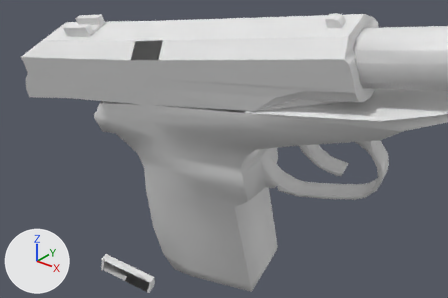
What one commit did to the OBJ model Vertex_Animation_Compiler/Assets/Makarov_Pistol_Reload160.obj.
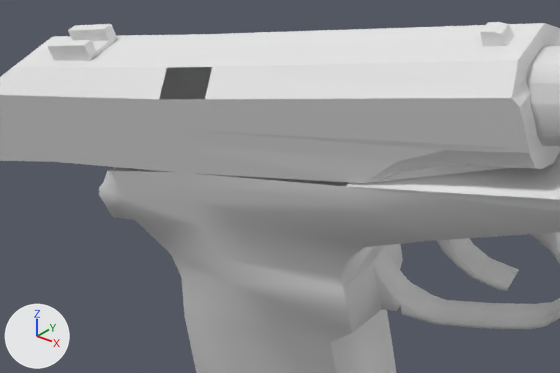
Each version appears first from a 50 mm camera at (0.4887, -0.2747, 0.0122) aimed at (0.3699, -0.1262, -0.0799), and next in a close-up on the part from 8% to 83% of the width and 0% to 76% of the height. The lights are fixed; the arrows at lower left show +X, +Y and +Z. Where no turn or scale is listed for an object, it has been applied to the vertices.

Script lines for the objects in view, before the commit:
```python
me_rest_of_the_gun_sphere = bpy.data.meshes.new('Rest_of_the_gun_Sphere')
me_rest_of_the_gun_sphere.from_pydata(...)  # 272 vertices, 519 faces; spans x 0.3112..0.458, y -0.1373..-0.0817, z -0.1591..-0.0255
# before: 164 (0.3786, -0.1077, -0.0545), 166 (0.3202, -0.1373, -0.0722) at pixel (107, 170), 175 (0.3216, -0.1373, -0.0718) at pixel (111, 170), 178 (0.382, -0.1316, -0.0618) at pixel (345, 186), 179 (0.342, -0.1356, -0.0677) at pixel (181, 172)
# before: 180 (0.3181, -0.1133, -0.0646), 181 (0.3386, -0.1117, -0.0604), 183 (0.3168, -0.1134, -0.0649)
me_top_slider_sphere_001 = bpy.data.meshes.new('Top_Slider_Sphere.001')
me_top_slider_sphere_001.from_pydata(...)  # 127 vertices, 227 faces; spans x 0.2786..0.4179, y -0.1461..-0.108, z -0.0779..-0.0286
# before: 65 (0.3539, -0.1395, -0.0484) at pixel (204, 99), 68 (0.3424, -0.1407, -0.0504) at pixel (158, 99), 76 (0.3527, -0.1358, -0.043) at pixel (212, 66), 77 (0.3411, -0.1369, -0.045) at pixel (166, 67)
ob_rest_of_the_gun_sphere = bpy.data.objects.new('Rest_of_the_gun_Sphere', me_rest_of_the_gun_sphere)
ob_rest_of_the_gun_sphere.location = (0.0, 0.0, 0.0)
ob_top_slider_sphere_001 = bpy.data.objects.new('Top_Slider_Sphere.001', me_top_slider_sphere_001)
ob_top_slider_sphere_001.location = (0.0, 0.0, 0.0)
```
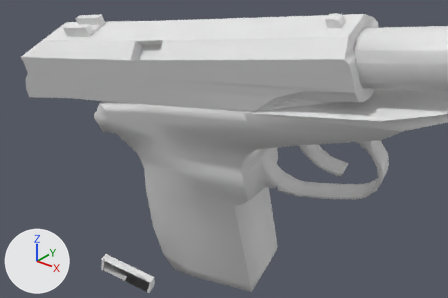
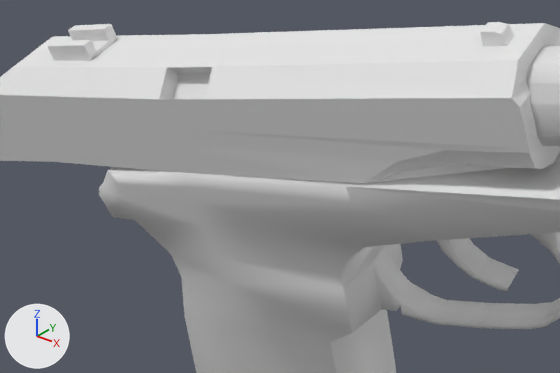
The change, as a diff of the scene's bpy script:
```diff
--- a/Vertex_Animation_Compiler/Assets/Makarov_Pistol_Reload160.obj.py
+++ b/Vertex_Animation_Compiler/Assets/Makarov_Pistol_Reload160.obj.py
@@ me_rest_of_the_gun_sphere @@
 me_rest_of_the_gun_sphere.from_pydata(...)  # 272 vertices, 519 faces; spans x 0.3112..0.458, y -0.1373..-0.0817, z -0.1591..-0.0255
 # used by ob_rest_of_the_gun_sphere; location = (0.0, 0.0, 0.0)
 # verts and faces of me_rest_of_the_gun_sphere; kept vertices keep their numbers, new ones are numbered from 272
+# me_rest_of_the_gun_sphere part 1
+faces += [(164, 181, 179), (175, 179, 181), (166, 175, 183), (164, 179, 178), (175, 181, 180), (175, 180, 183)]
@@ me_top_slider_sphere_001 @@
 me_top_slider_sphere_001.from_pydata(...)  # 127 vertices, 227 faces; spans x 0.2786..0.4179, y -0.1461..-0.108, z -0.0779..-0.0286
 # used by ob_top_slider_sphere_001; location = (0.0, 0.0, 0.0)
 # verts and faces of me_top_slider_sphere_001; kept vertices keep their numbers, new ones are numbered from 127
+# me_top_slider_sphere_001 part 2
+for new, old in zip([127, 128, 129], [65, 68, 76]): verts[new] = verts[old] + (0.0, 0.003, -0.0021)
+verts[130] = (0.3412, -0.1339, -0.0471)  # pixel (178, 74)
+faces += [(65, 128, 68), (127, 129, 130), (76, 77, 129), (65, 129, 127), (77, 128, 130), (65, 127, 128)]
+faces += [(127, 130, 128), (77, 130, 129), (65, 76, 129), (68, 128, 77)]
```

Where the change shows, as pixel boxes (x1, y1, x2, y2) in the close-ups (560 x 373 px):
part 1 of me_rest_of_the_gun_sphere, added: after (108, 167, 349, 186)
part 2 of me_top_slider_sphere_001, added: after (159, 67, 212, 99)
